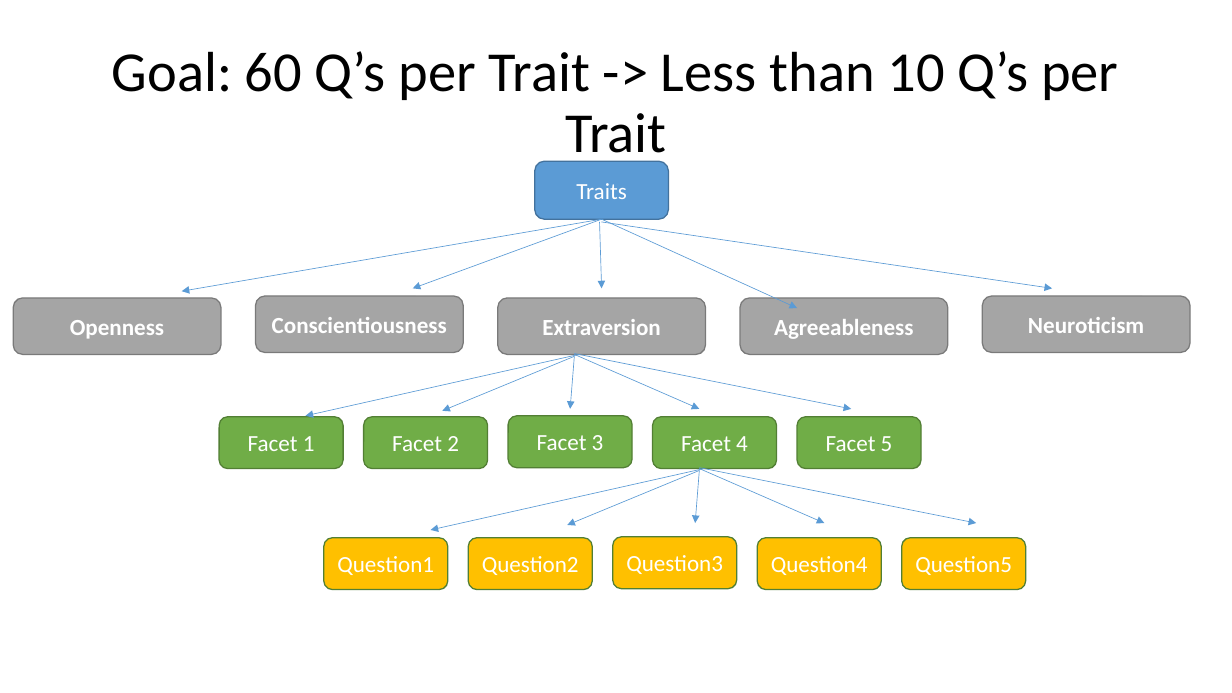
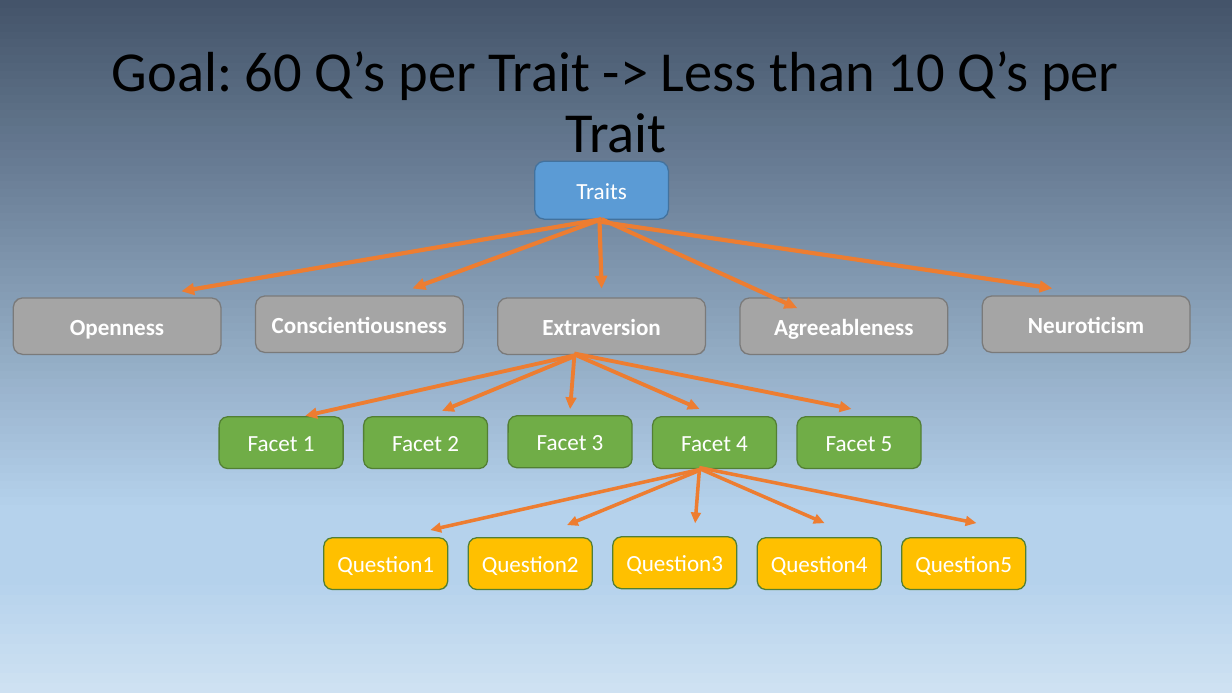
Before and after one commit to Esaslow/Personality_Test_Project, a slide deck: slide 3 of Presentation.pptx (slide 4 before the commit). Drawn at 1232x693 pixels with LibreOffice and Linux fonts; fonts in the diff are those of the drawing. Boxes give left, top, right and bottom in pixels: in the first picture for what was removed or moved away, otherwise in the second. Text is boxed around its words. In the diff, an @@ line names an element or a change of style, - is before the commit and + after.

```diff
--- a/Presentation.pptx
+++ b/Presentation.pptx
@@ background #FFFFFF to gradient #44546A to #B5D2EC to #CEE1F2 @@
@@ arrow (602, 219) - (182, 291): stroke #5B9BD5 0.5 pt to #ED7D31 3.25 pt @@
@@ arrow (602, 219) - (413, 288): stroke #5B9BD5 0.5 pt to #ED7D31 3.25 pt @@
@@ arrow (600, 222) - (602, 288): stroke #5B9BD5 0.5 pt to #ED7D31 3.25 pt @@
@@ arrow (602, 219) - (798, 308): stroke #5B9BD5 0.5 pt to #ED7D31 3.25 pt @@
@@ arrow (602, 222) - (1053, 288): stroke #5B9BD5 0.5 pt to #ED7D31 3.25 pt @@
@@ arrow (579, 355) - (306, 416): stroke #5B9BD5 0.5 pt to #ED7D31 3 pt @@
@@ arrow (575, 357) - (443, 411): stroke #5B9BD5 0.5 pt to #ED7D31 3 pt @@
@@ arrow (575, 357) - (570, 409): stroke #5B9BD5 0.5 pt to #ED7D31 3 pt @@
@@ arrow (575, 355) - (700, 409): stroke #5B9BD5 0.5 pt to #ED7D31 3 pt @@
@@ arrow (575, 354) - (851, 409): stroke #5B9BD5 0.5 pt to #ED7D31 3 pt @@
@@ arrow (704, 469) - (431, 531): stroke #5B9BD5 0.5 pt to #ED7D31 2.75 pt @@
@@ arrow (700, 470) - (567, 525): stroke #5B9BD5 0.5 pt to #ED7D31 2.75 pt @@
@@ arrow (700, 470) - (695, 523): stroke #5B9BD5 0.5 pt to #ED7D31 2.75 pt @@
@@ arrow (700, 469) - (824, 523): stroke #5B9BD5 0.5 pt to #ED7D31 2.75 pt @@
@@ arrow (700, 468) - (977, 523): stroke #5B9BD5 0.5 pt to #ED7D31 2.75 pt @@
```
Also in this commit, not shown: 3 other slides changed, 6 slides added, 4 slides removed, 4 other files.
